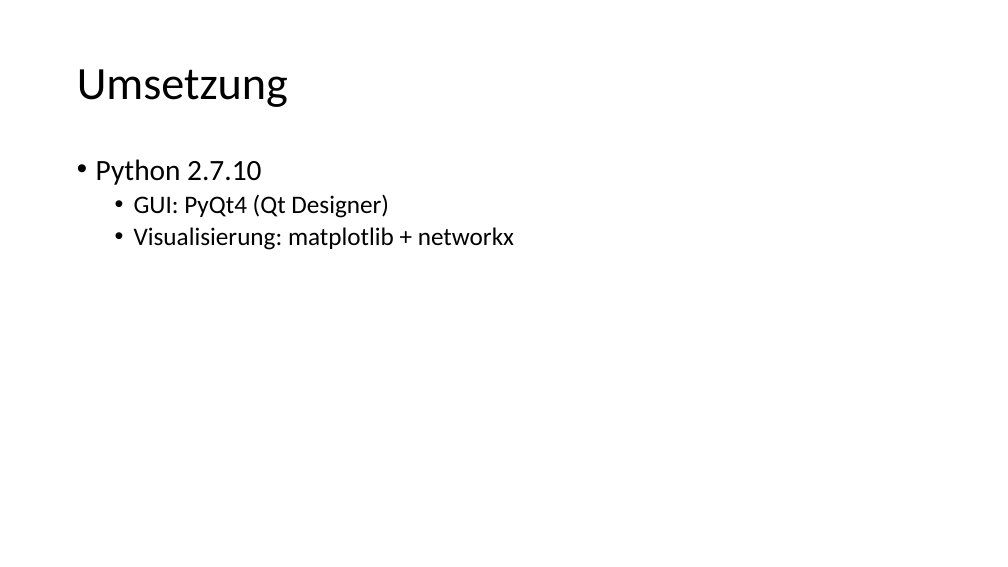
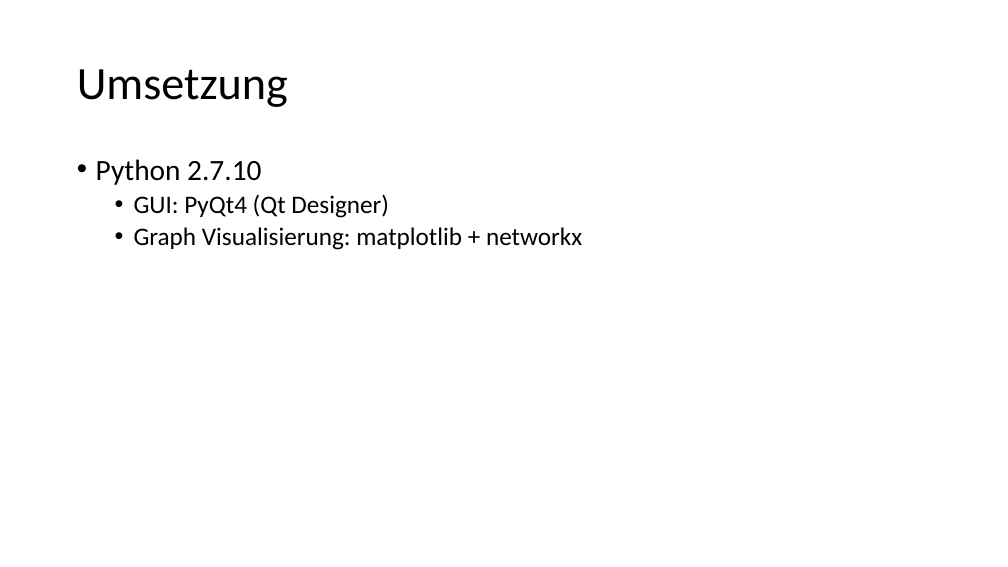
Before and after one commit to fritziF/Python-TSP-Heuristic, a slide deck: slide 7 of doc/Fritz_Svetoslav_TSP.pptx. Drawn at 1008x567 pixels with LibreOffice and Linux fonts; fonts in the diff are those of the drawing. Boxes give left, top, right and bottom in pixels: in the first picture for what was removed or moved away, otherwise in the second. Text is boxed around its words. In the diff, an @@ line names an element or a change of style, - is before the commit and + after.

```diff
--- a/doc/Fritz_Svetoslav_TSP.pptx
+++ b/doc/Fritz_Svetoslav_TSP.pptx
@@ text at (134,227,582,250): text changed @@
-  • Visualisierung: matplotlib + networkx
+  • Graph Visualisierung: matplotlib + networkx
```
Also in this commit, not shown: 4 other slides changed, 1 other file.
